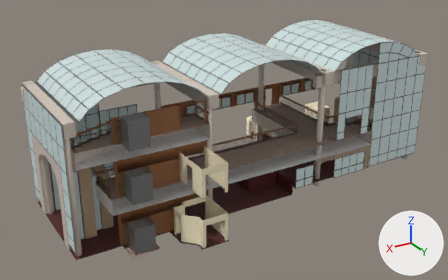
One commit to the FBX model Assets/Models/Atrium.fbx: the scene before it, then after it.
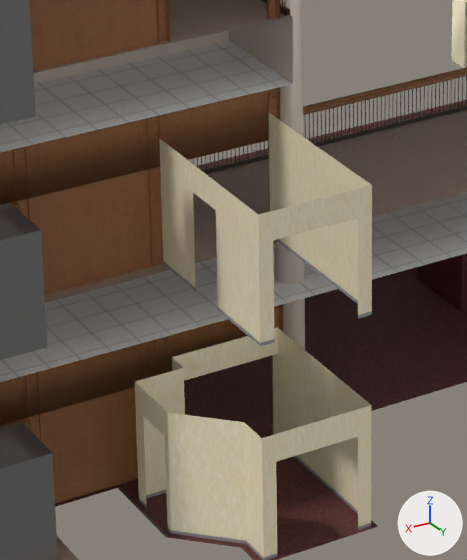
Each version appears first whole from a camera (50 mm lens) standing at (50.3, 21.9, 24.6) and looking at (21.1, -26.8, 0.3), and next in a close-up on the part from 32% to 56% of the width and 43% to 89% of the height. Arrows for +X, +Y and +Z are at lower right; the lights stay in place. Where no turn or scale is listed for an object, it has been applied to the vertices. Vertices at the same position are counted once.

Objects in the first close-up: '0_curve_.011', 'o_1_floor_elevator', 'o_1_floor_ground.001', 'o_1_floor_wood_entryway', 'o_2_floor_balcony', 'o_2_floor_elevator', 'o_2_floor_walls.001', 'o_2_floor_wood_entryway', 'o_3_floor_balcony', 'o_3_floor_elevator', 'o_3_floor_wood_entryway', 'o_atrium_floor'.
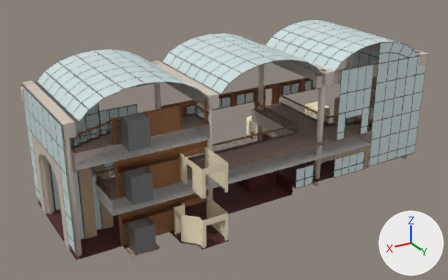
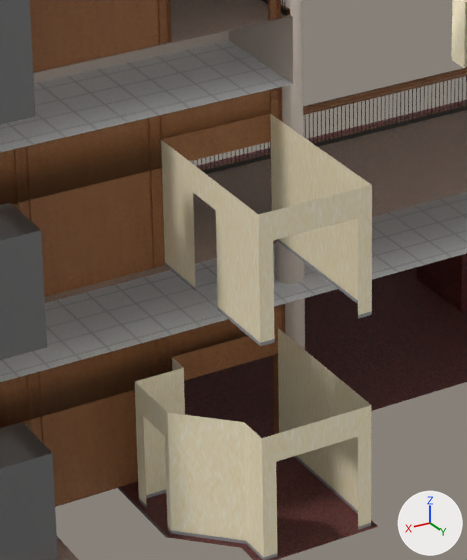
Location of each change, [x1, y1, x2, y2] in pixels of the close-ups (467 x 560 px):
'o_2_floor_walls.001', reshaped
    before: [159, 113, 372, 346]
    after: [161, 114, 372, 346]
'o_2_floor_wood_entryway', moved
    before: [0, 90, 269, 295]
    after: [0, 90, 270, 297]
'o_1_floor_wood_entryway', moved
    before: [0, 319, 248, 503]
    after: [0, 319, 248, 506]
'Cube.404', moved
    before: [268, 87, 281, 212]
    after: [270, 87, 282, 211]
'Cube.445', moved
    before: [271, 304, 283, 435]
    after: [273, 304, 285, 434]
'Cube.405', moved
    before: [147, 115, 160, 268]
    after: [148, 115, 162, 268]
'Cube.406', moved
    before: [13, 146, 30, 220]
    after: [14, 148, 31, 221]
'Cube.443', moved
    before: [25, 372, 41, 441]
    after: [27, 371, 43, 443]
'Cube.444', moved
    before: [154, 337, 167, 376]
    after: [156, 336, 169, 375]
part 1 of me_0_curve__001, recoloured (yellow to brown)
    both: [172, 328, 278, 380]
part 2 of me_cucurve_010, built on
    before: [159, 113, 286, 279]
    after: [161, 114, 286, 279]

The edits, one by one:
me_0_curve__001 has 58 vertices, 38 faces and spans x 48.53..52.06, y 31.31..35.27, z 0.0..2.74.
me_0_curve__001 is used by ob_0_curve__011; location (-22.2, -52.74, -4.57).
me_0_curve__001 part 1: all 4 faces centred in x 48.53..50.96, y 31.44..31.57, z 1.1..2.44 switch from mat_mwallpaperwall (picture img_wallpaper_diffuse_png) to mat_mwood (picture img_wood_grain_jpg).
me_cucurve_010 is used by ob_o_2_floor_walls_001; location (34.27, -10.44, 1.4).
Verts and faces of me_cucurve_010; kept vertices keep their numbers, new ones are numbered from 40.
Before the commit, vertices of me_cucurve_010: 1 (-7.95, -10.99, -1.25), 6 (-5.51, -10.99, -1.25) at pixel (163, 264), 11 (-7.95, -10.99, 1.49) at pixel (268, 112), 16 (-5.51, -10.99, 1.49) at pixel (159, 138), 26 (-5.51, -10.99, 0.88) at pixel (160, 166).
Before the commit, vertices of me_cucurve_010: 27 (-7.95, -10.99, 0.88) at pixel (268, 140), 38 (-5.51, -10.99, -1.18) at pixel (163, 260), 39 (-7.95, -10.99, -1.18).
me_cucurve_010 had 40 vertices, 23 faces and spanned x -7.95..-5.51, y -10.99..-7.03, z -1.25..1.49.
me_cucurve_010 now has 40 vertices, 24 faces and spans x -7.95..-5.51, y -10.92..-7.03, z -1.25..1.49.
Part 2, on me_cucurve_010:
Vertices 1, 6, 11, 16, 26, 27, 38, 39 move by (0.0, 0.07, 0.0).
New faces: (11, 16, 26, 27) (mat_mwood (picture img_wood_grain_jpg)).
me_cucurve_010 now uses material mat_mwood (picture img_wood_grain_jpg).
Object 'o_2_floor_wood_entryway' (ob_o_2_floor_wood_entryway) moves from (27.72, -21.4, 1.96) to (27.72, -21.32, 1.96).
Object 'o_1_floor_wood_entryway' (ob_o_1_floor_wood_entryway) moves from (27.72, -21.4, -2.77) to (27.72, -21.3, -2.77).
